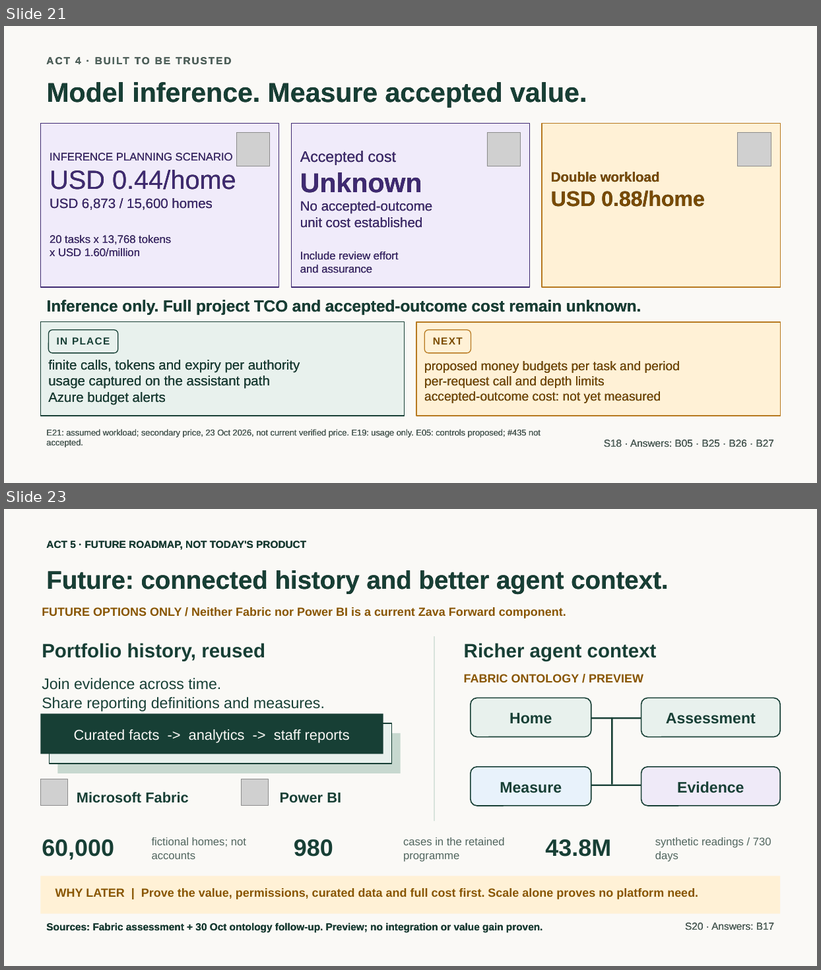
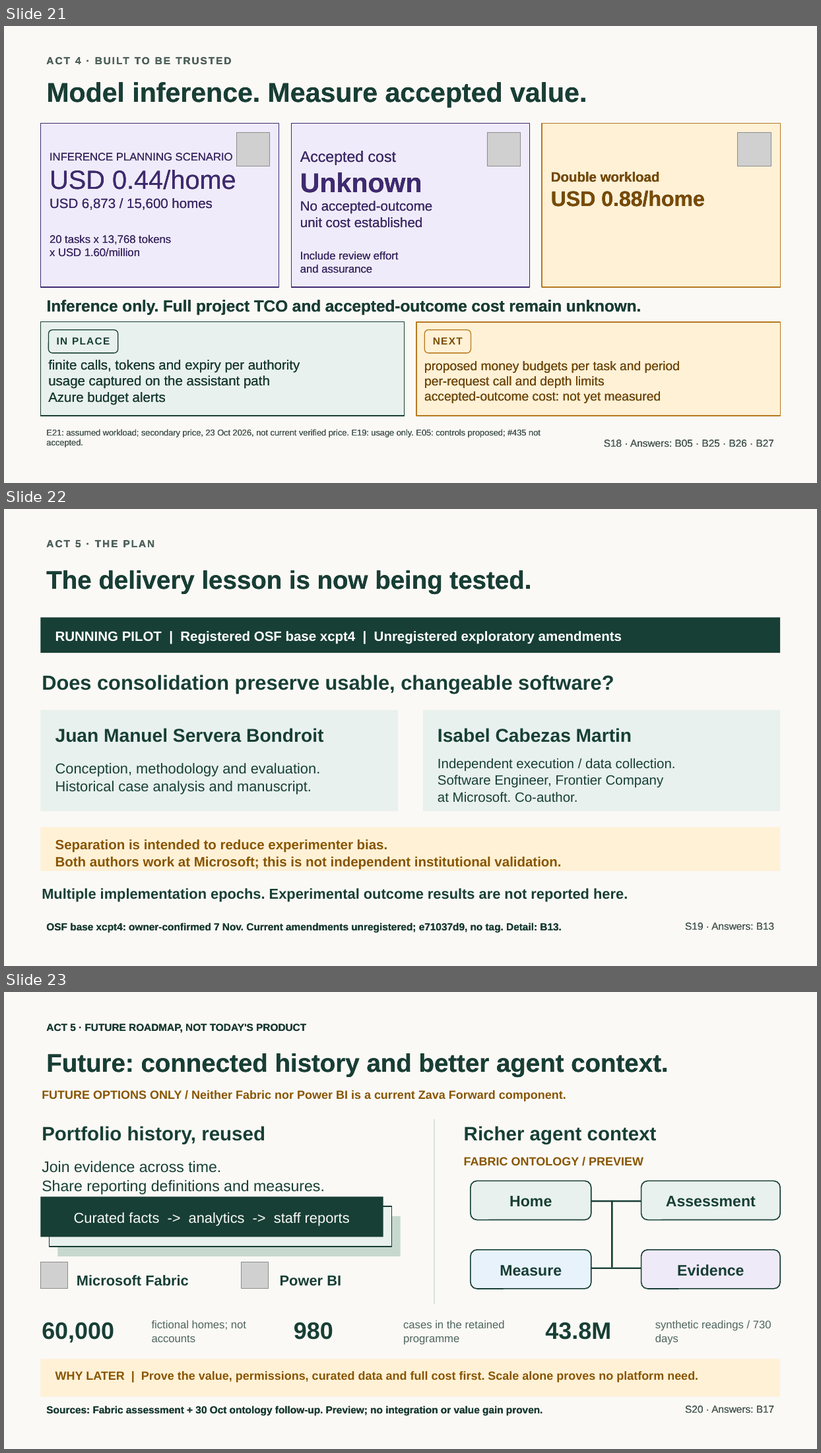
Before and after one commit to jmservera/ama, a slide deck: docs/capstone/deck/zava-forward-cowork-v2-draft.pptx. Shown one above the other, each under a label of ours: slides 21 and 23 before the commit, slides 21, 22 and 23 after it; the slides between them are not shown. The pictures are 821x970 and 821x1453 pixels, drawn with LibreOffice and Linux fonts; fonts in the diff are those of the drawing; grey boxes stand for pictures. Boxes give left, top, right and bottom in pixels: in the first picture for what was removed or moved away, otherwise in the second. Text is boxed around its words. In the diff, an @@ line names an element or a change of style, - is before the commit and + after.

```diff
--- a/docs/capstone/deck/zava-forward-cowork-v2-draft.pptx
+++ b/docs/capstone/deck/zava-forward-cowork-v2-draft.pptx
@@ slide 22 added at (x1=4, y1=509, x2=817, y2=966), background #FAF9F6 @@
@@ text added at (x1=46, y1=540, x2=155, y2=548), 12 pt, text #50655E, bold @@
+ACT 5 · THE PLAN
@@ text added at (x1=46, y1=570, x2=531, y2=594), 30 pt, text #173F35, bold @@
+The delivery lesson is now being tested.
@@ rectangle added at (x1=40, y1=618, x2=781, y2=653), fill #173F35 @@
@@ text added at (x1=55, y1=631, x2=622, y2=644), 16 pt, text #FFFFFF, bold @@
+RUNNING PILOT | Registered OSF base xcpt4 | Unregistered exploratory amendments
@@ text added at (x1=42, y1=675, x2=614, y2=694), 24 pt, text #173F35, bold @@
+Does consolidation preserve usable, changeable software?
@@ rectangle added at (x1=40, y1=710, x2=398, y2=811), fill #E8F1ED @@
@@ rectangle added at (x1=423, y1=710, x2=781, y2=811), fill #E8F1ED @@
@@ text added at (x1=55, y1=728, x2=323, y2=743), 22 pt, text #173F35, bold @@
+Juan Manuel Servera Bondroit
@@ text added at (x1=438, y1=728, x2=632, y2=743), 22 pt, text #173F35, bold @@
+Isabel Cabezas Martin
@@ text added at (x1=55, y1=763, x2=321, y2=795), 17 pt, text #173F35 @@
+Conception, methodology and evaluation.
+Historical case analysis and manuscript.
@@ text added at (x1=438, y1=758, x2=676, y2=802), 16 pt, text #173F35 @@
+Independent execution / data collection.
+Software Engineer, Frontier Company
+at Microsoft. Co-author.
@@ rectangle added at (x1=40, y1=827, x2=781, y2=871), fill #FFF1D6 @@
@@ text added at (x1=55, y1=840, x2=561, y2=870), 16 pt, text #885500, bold @@
+Separation is intended to reduce experimenter bias.
+Both authors work at Microsoft; this is not independent institutional validation.
@@ text added at (x1=42, y1=889, x2=628, y2=902), 17 pt, text #173F35, bold @@
+Multiple implementation epochs. Experimental outcome results are not reported here.
@@ text added at (x1=46, y1=923, x2=561, y2=933), 12 pt, text #173F35, bold @@
+OSF base xcpt4: owner-confirmed 7 Nov. Current amendments unregistered; e71037d9, no tag. Detail: B13.
@@ text added at (x1=685, y1=923, x2=774, y2=931), 12 pt, text #50655E @@
+S19 · Answers: B13
```
Also in this commit, not shown: 1 slide changed, 1 other slide added, 2 slides removed, 21 other files.
